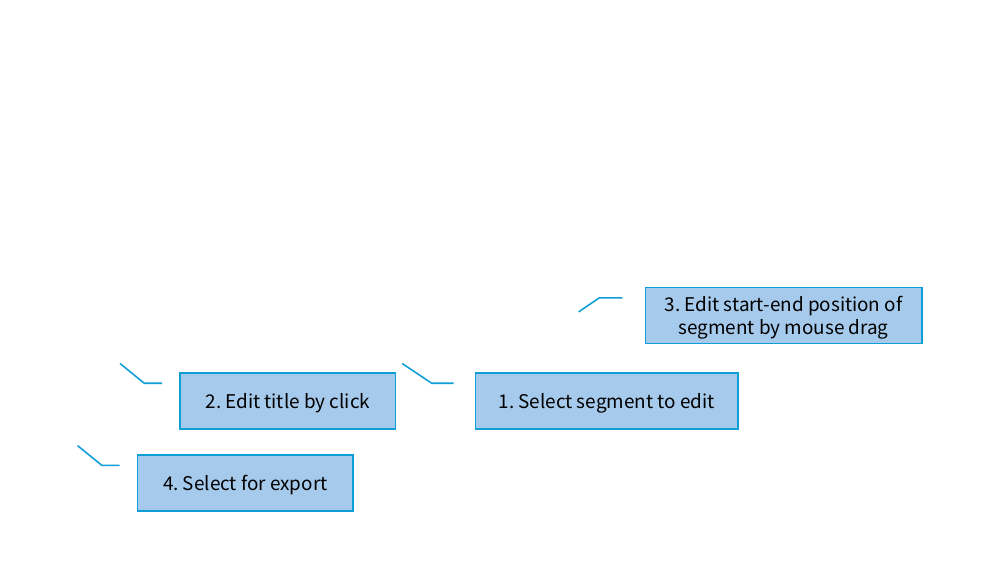
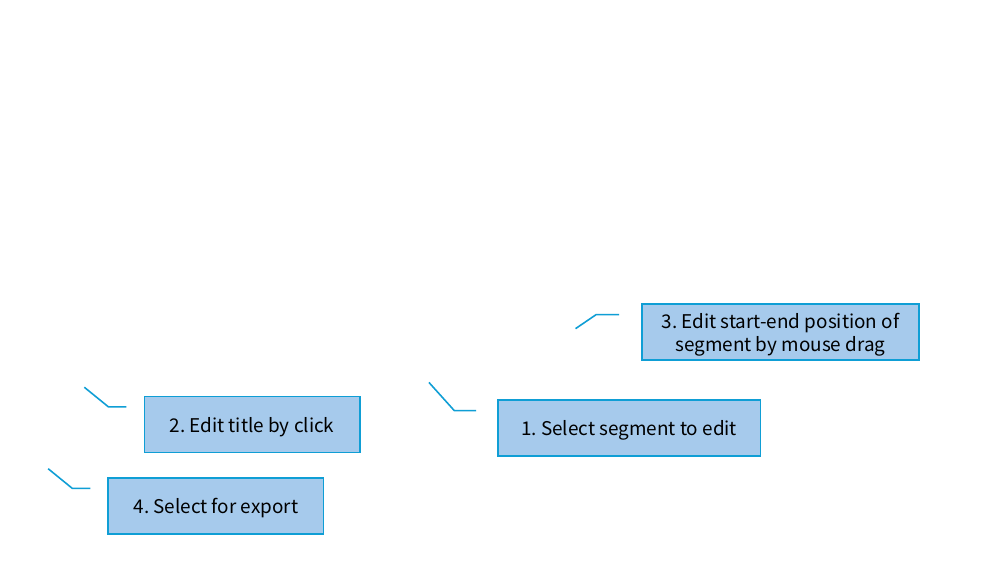
Before and after one commit to mokusatsu/songcut, a slide deck: slide 2 of assets/docs-image-source.pptx. Drawn at 1008x567 pixels with LibreOffice and Linux fonts; fonts in the diff are those of the drawing; background and template pictures are left out. Boxes give left, top, right and bottom in pixels: in the first picture for what was removed or moved away, otherwise in the second. Text is boxed around its words. In the diff, an @@ line names an element or a change of style, - is before the commit and + after.

```diff
--- a/assets/docs-image-source.pptx
+++ b/assets/docs-image-source.pptx
@@ border callout "3. Edit start-end position of ...": place and size @@
-border callout "3. Edit start-end position of ..." at [646,287,923,343]
+border callout "3. Edit start-end position of ..." at [643,304,920,360]
@@ border callout "2. Edit title by click": place and size @@
-border callout "2. Edit title by click" at [180,373,395,429]
+border callout "2. Edit title by click" at [144,396,360,452]
@@ border callout "1. Select segment to edit": place and size @@
-border callout "1. Select segment to edit" at [476,373,738,429]
+border callout "1. Select segment to edit" at [498,400,761,456]
@@ border callout "1. Select segment to edit" at [498,400,761,456]: proportions changed @@
@@ border callout "4. Select for export": place and size @@
-border callout "4. Select for export" at [138,455,353,511]
+border callout "4. Select for export" at [108,478,324,534]
```
Also in this commit, not shown: 1 other slide changed, 1 slide added, 3 other files.
